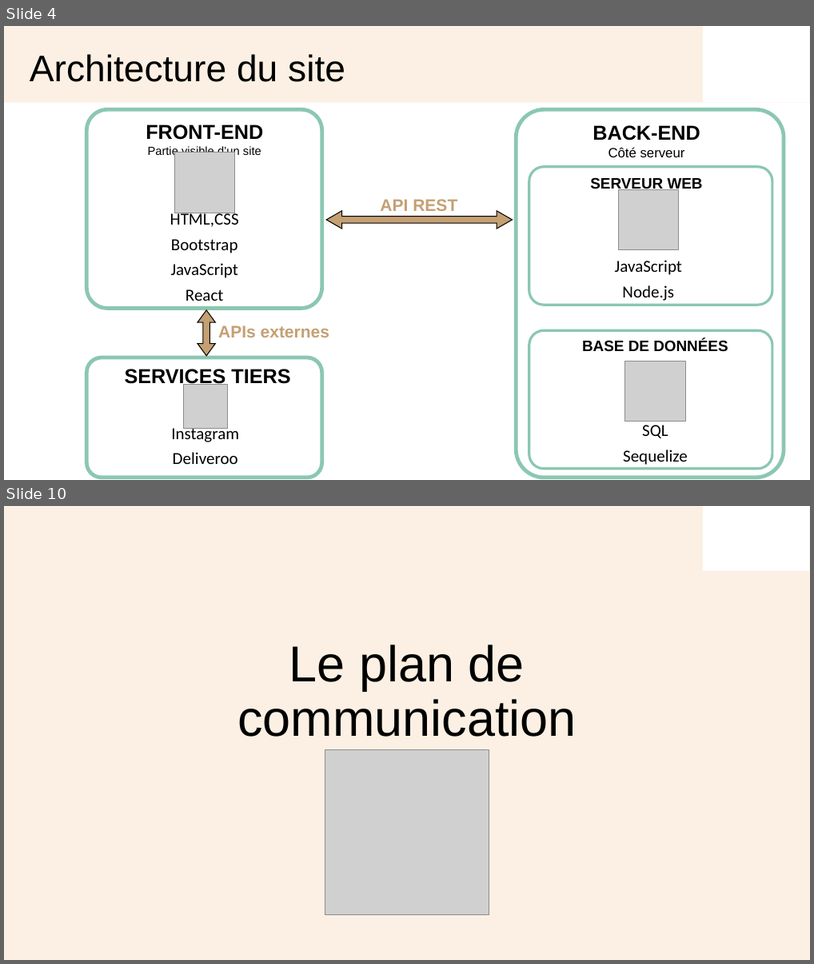
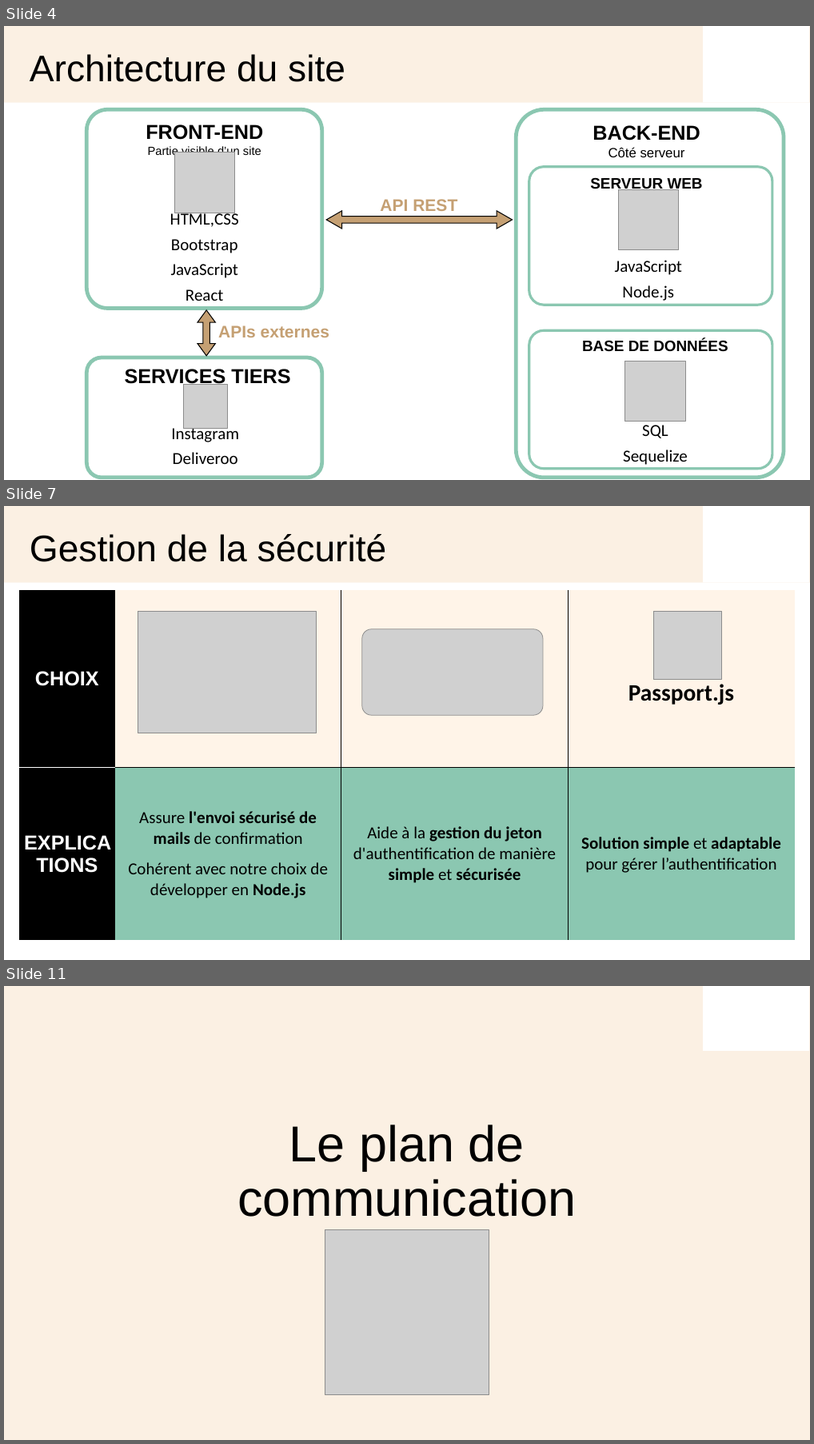
Before and after one commit to MaelleN95/Menu-Maker, a slide deck: PPT_solution-technique.pptx. Shown one above the other, each under a label of ours: slides 4 and 10 before the commit, slides 4, 7 and 11 after it; the slides between them are not shown. The pictures are 814x964 and 814x1444 pixels, drawn with LibreOffice and Linux fonts; fonts in the diff are those of the drawing; grey boxes stand for pictures; background and template pictures are left out. Boxes give left, top, right and bottom in pixels: in the first picture for what was removed or moved away, otherwise in the second. Text is boxed around its words. In the diff, an @@ line names an element or a change of style, - is before the commit and + after.

```diff
--- a/PPT_solution-technique.pptx
+++ b/PPT_solution-technique.pptx
@@ slide 7 added at bbox=[4, 506, 810, 960], background #FFFFFF; not listed: 4 template elements that a slide beside it also shows @@
@@ title added at bbox=[30, 534, 387, 562], 44 pt, text #000000 @@
+Gestion de la sécurité
@@ table added at bbox=[19, 590, 795, 940], 2 rows, 4 columns @@
+CHOIX |  |  | Passport.js
+EXPLICATIONS | Assure l'envoi sécurisé de mails de confirmation / Cohérent avec notre choix de développer en Node.js | Aide à la gestion du jeton d'authentification de manière simple et sécurisée | Solution simple et adaptable pour gérer l’authentification
@@ picture added at bbox=[138, 612, 316, 733] @@
@@ picture added at bbox=[654, 612, 722, 679] @@
@@ picture added at bbox=[362, 629, 543, 715] @@
@@ what was slide 10 is now slide 11 @@
```
Also in this commit, not shown: 5 slides changed, 1 other slide added, 1 slide removed, 2 other files.
